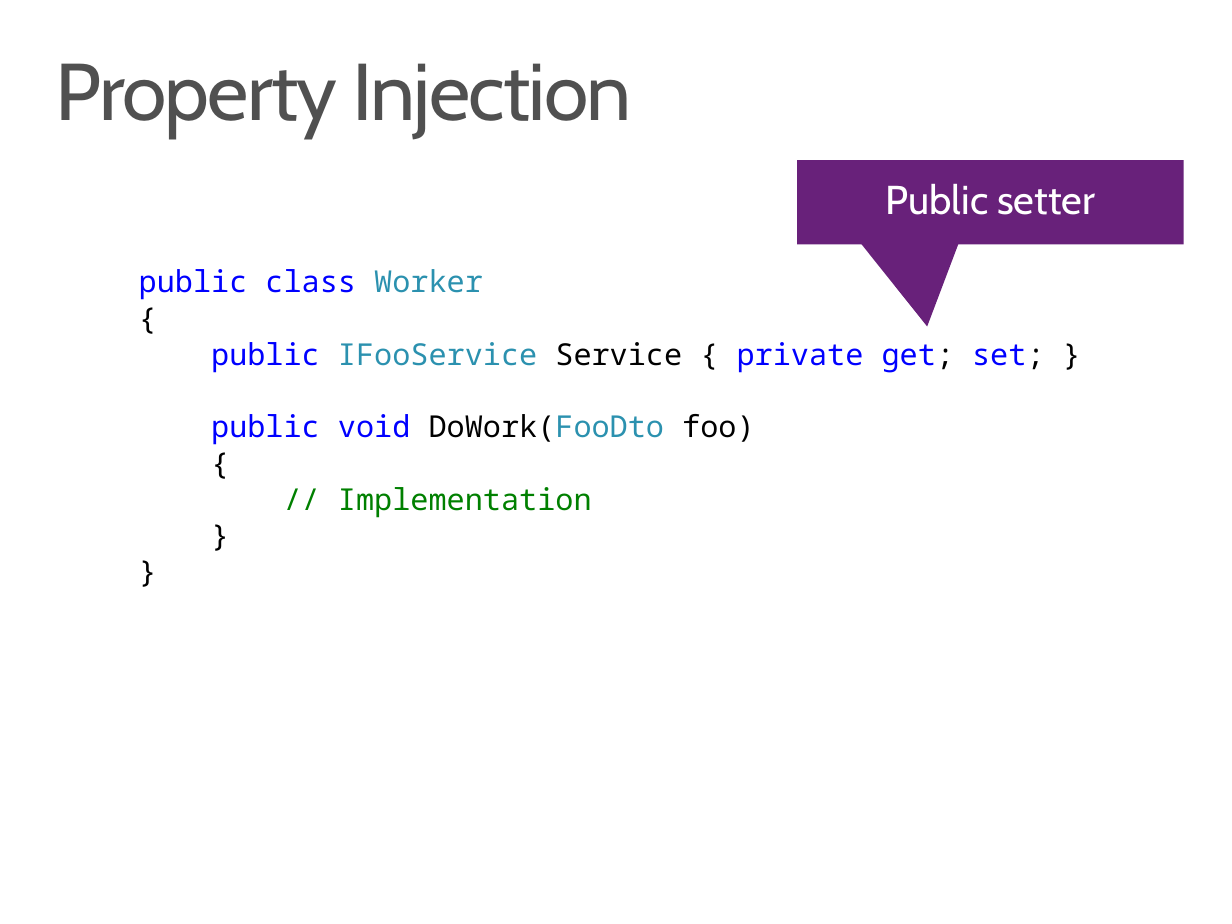
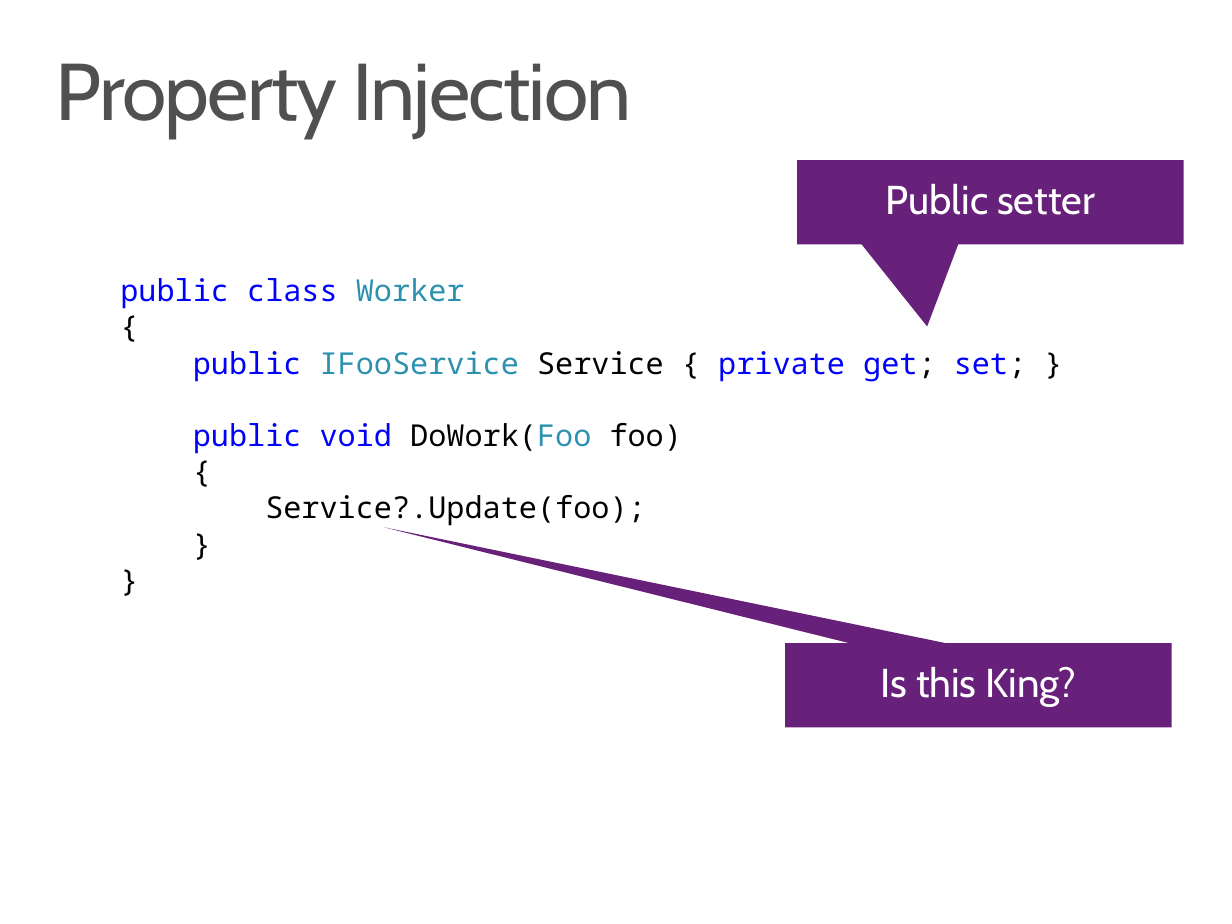
Before and after one commit to ondfisk/BDSA2018, a slide deck: slide 8 of Slides/Lecture05 - Dependency Injection, Unit Testing EF.pptx (slide 7 before the commit). Drawn at 1232x924 pixels with LibreOffice and Linux fonts; fonts in the diff are those of the drawing. Boxes give left, top, right and bottom in pixels: in the first picture for what was removed or moved away, otherwise in the second. Text is boxed around its words. In the diff, an @@ line names an element or a change of style, - is before the commit and + after.

```diff
--- a/Slides/Lecture05 - Dependency Injection, Unit Testing EF.pptx
+++ b/Slides/Lecture05 - Dependency Injection, Unit Testing EF.pptx
@@ text "public class Worker": place and size @@
-text "public class Worker" at (139,269,1044,518)
+text "public class Worker" at (120,278,1026,526)
@@ text at (193,423,682,454): text changed @@
-public void DoWork(FooDto foo)
+public void DoWork(Foo foo)
@@ text at (265,495,645,526): text changed; text colour #008000 to #000000 @@
-// Implementation
+Service?.Update(foo);
@@ speech box added at (785,643,1172,727), fill #68217A, 24 pt, text #FFFFFF @@
+Is this King?
```
Also in this commit, not shown: 4 other slides changed, 2 slides added, 17 other files.
